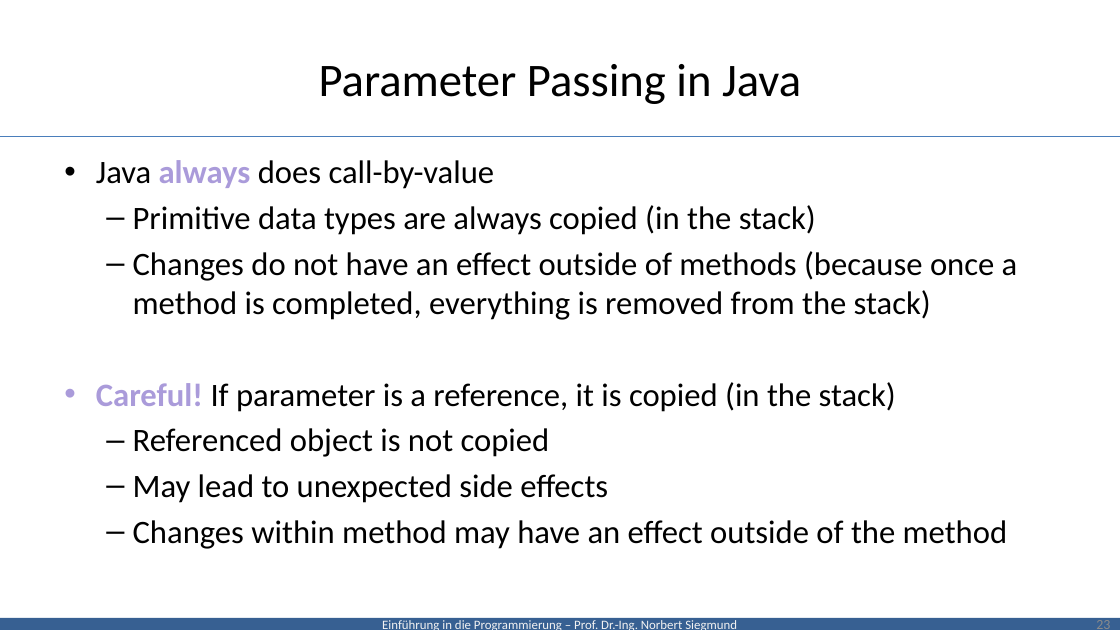
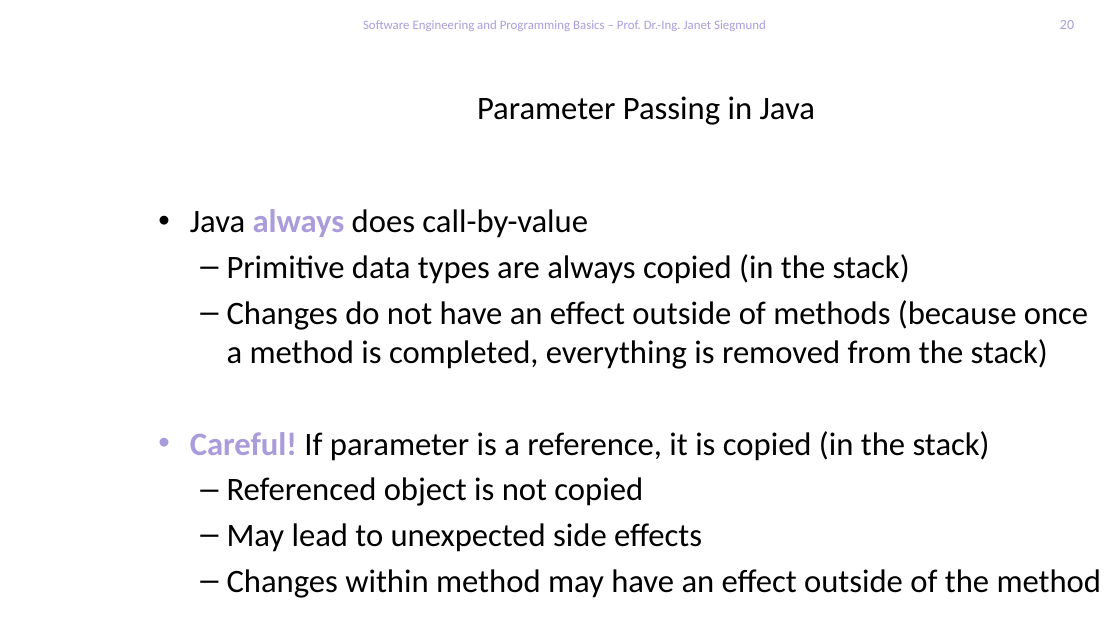
Before and after one commit to feigensp/lehre, a slide deck: slide 20 of se_prog/slides/06_HeapStackParameterCloning.pptx (slide 23 before the commit). Drawn at 1120x630 pixels with LibreOffice and Linux fonts; fonts in the diff are those of the drawing; background and template pictures are left out. Boxes give left, top, right and bottom in pixels: in the first picture for what was removed or moved away, otherwise in the second. Text is boxed around its words. In the diff, an @@ line names an element or a change of style, - is before the commit and + after.

```diff
--- a/se_prog/slides/06_HeapStackParameterCloning.pptx
+++ b/se_prog/slides/06_HeapStackParameterCloning.pptx
@@ text added at [363,20,766,31], 11 pt, text #AB9DDB @@
+Software Engineering and Programming Basics – Prof. Dr.-Ing. Janet Siegmund
@@ page number added at [1060,20,1074,29], 12 pt, text #AB9DDB @@
+20
@@ title "Parameter Passing in Java": place and size @@
-title "Parameter Passing in Java" at [319,64,801,104]
+title "Parameter Passing in Java" at [477,96,815,125]
@@ title "Parameter Passing in Java" at [477,96,815,125]: size 40 to 28 pt @@
@@ line removed from (0, 136) to (1120, 136) @@
@@ text "Java always does call-by-value" rewrapped from [96,160,1018,549] to [190,209,1102,598] @@
@@ rectangle removed at [0,618,1120,630] @@
-Einführung in die Programmierung – Prof. Dr.-Ing. Norbert Siegmund
@@ page number removed at [1096,620,1110,629] @@
-23
```
Also in this commit, not shown: 8 other slides changed, 4 slides removed, 5 other files.
